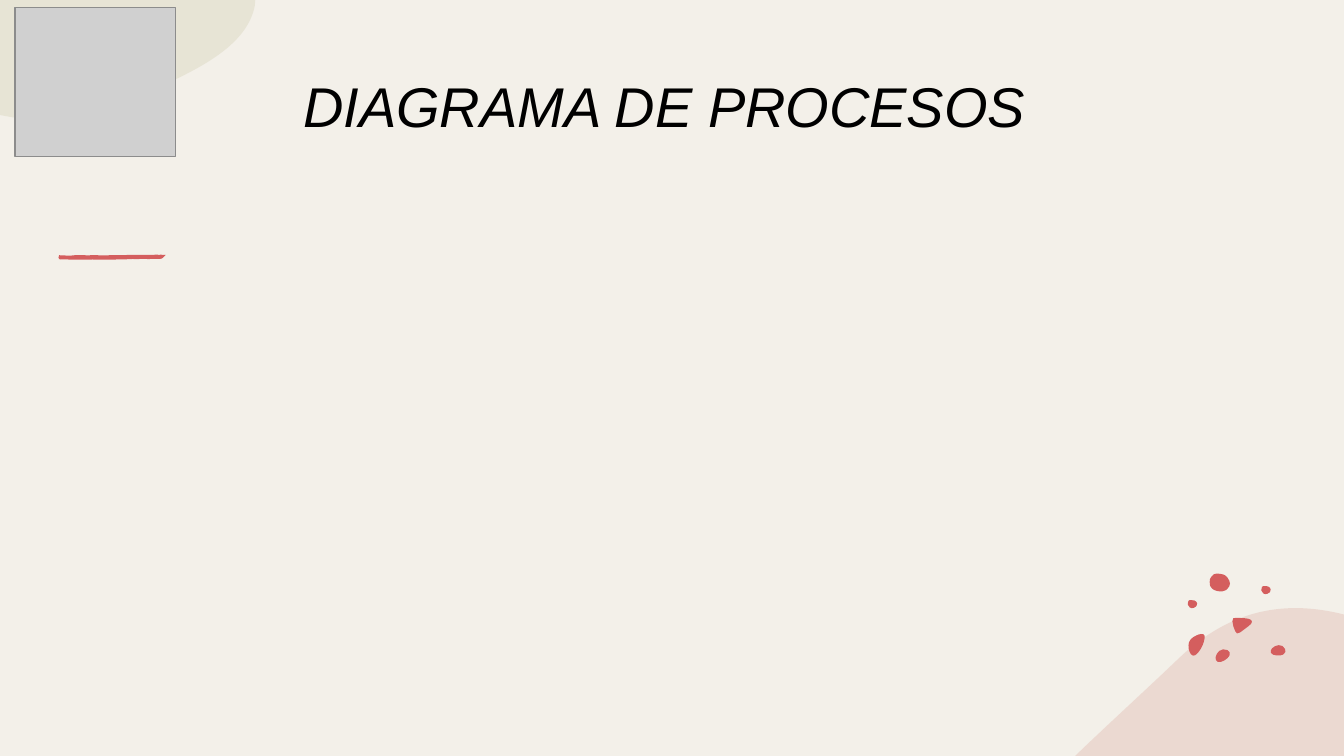
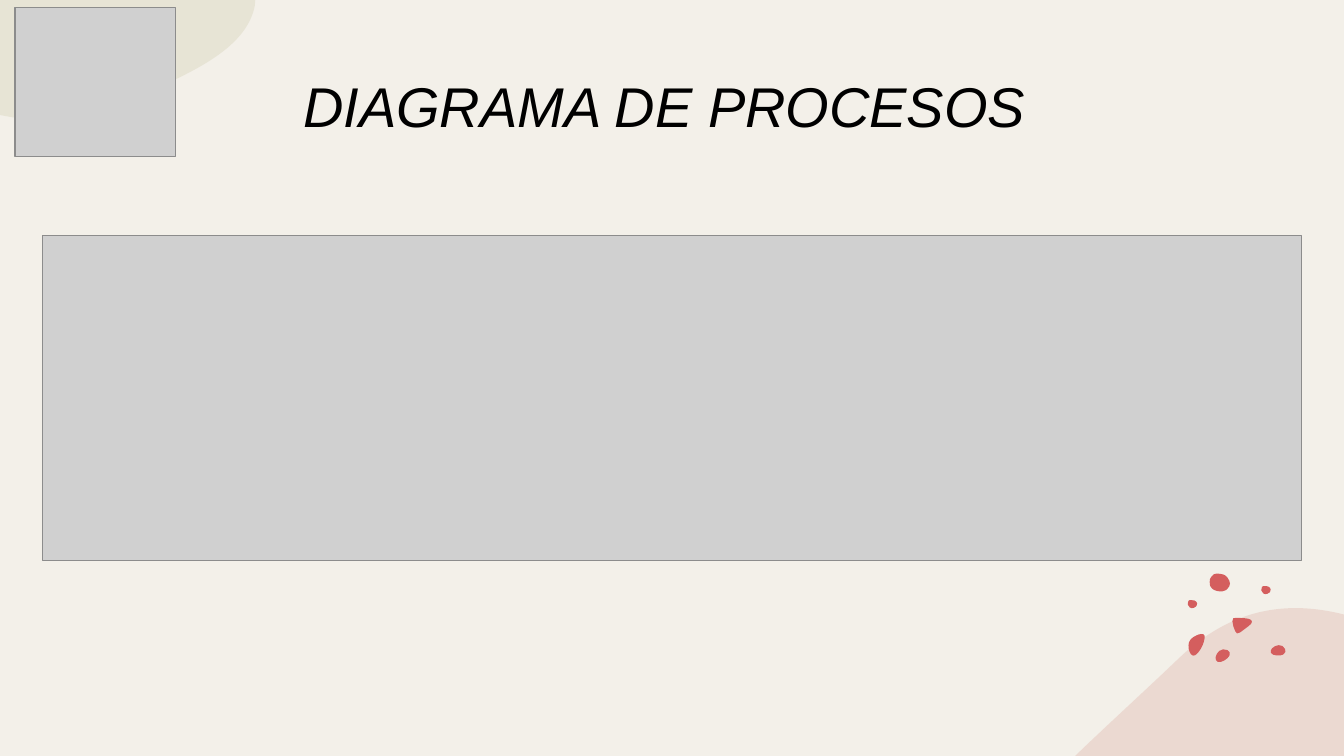
Before and after one commit to huertas-santiago/WebWuky, a slide deck: slide 9 of PRESENTACIONES/Presentacion de Proyecto_WUKY.pptx. Drawn at 1344x756 pixels with LibreOffice and Linux fonts; fonts in the diff are those of the drawing; grey boxes stand for pictures. Boxes give left, top, right and bottom in pixels: in the first picture for what was removed or moved away, otherwise in the second. Text is boxed around its words. In the diff, an @@ line names an element or a change of style, - is before the commit and + after.

```diff
--- a/PRESENTACIONES/Presentacion de Proyecto_WUKY.pptx
+++ b/PRESENTACIONES/Presentacion de Proyecto_WUKY.pptx
@@ picture added at (42,236,1302,562) @@
@@ group removed at (58,255,165,260): 5 freeform shapes @@
```
Also in this commit, not shown: 2 other slides changed.
